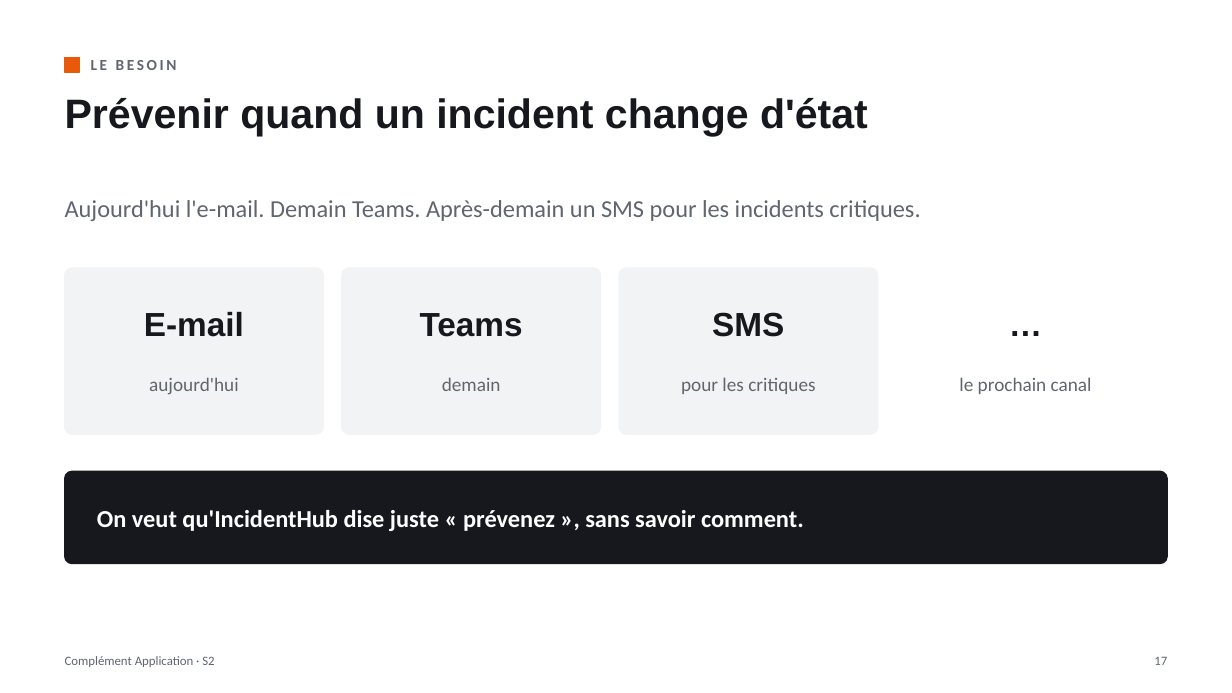
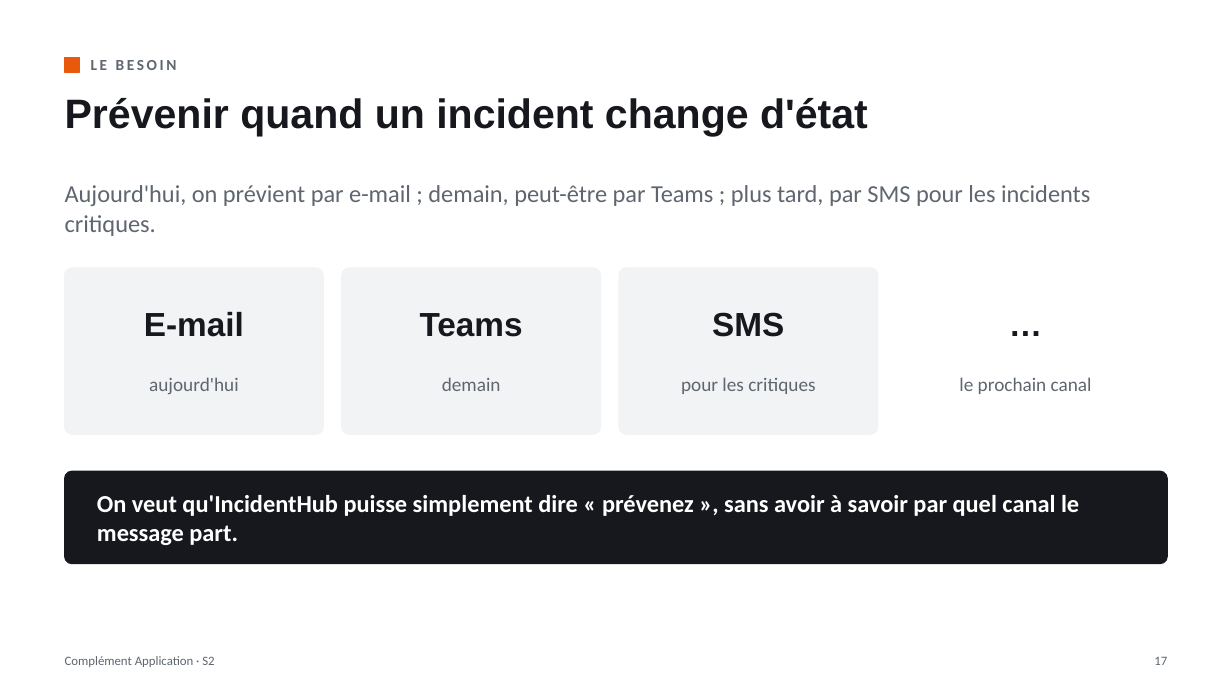
Before and after one commit to lle-condorcet/condorcet-2027, a slide deck: slide 17 of slides/20260930_LLE_CA_S02.pptx. Drawn at 1232x693 pixels with LibreOffice and Linux fonts; fonts in the diff are those of the drawing. Boxes give left, top, right and bottom in pixels: in the first picture for what was removed or moved away, otherwise in the second. Text is boxed around its words. In the diff, an @@ line names an element or a change of style, - is before the commit and + after.

```diff
--- a/slides/20260930_LLE_CA_S02.pptx
+++ b/slides/20260930_LLE_CA_S02.pptx
@@ text at box(65, 185, 1090, 236): text changed @@
-Aujourd'hui l'e-mail. Demain Teams. Après-demain un SMS pour les incidents critiques.
+Aujourd'hui, on prévient par e-mail ; demain, peut-être par Teams ; plus tard, par SMS pour les incidents critiques.
@@ text at box(97, 495, 1079, 545): text changed @@
-On veut qu'IncidentHub dise juste « prévenez », sans savoir comment.
+On veut qu'IncidentHub puisse simplement dire « prévenez », sans avoir à savoir par quel canal le message part.
```
Also in this commit, not shown: 12 other slides changed, 2 other files.
